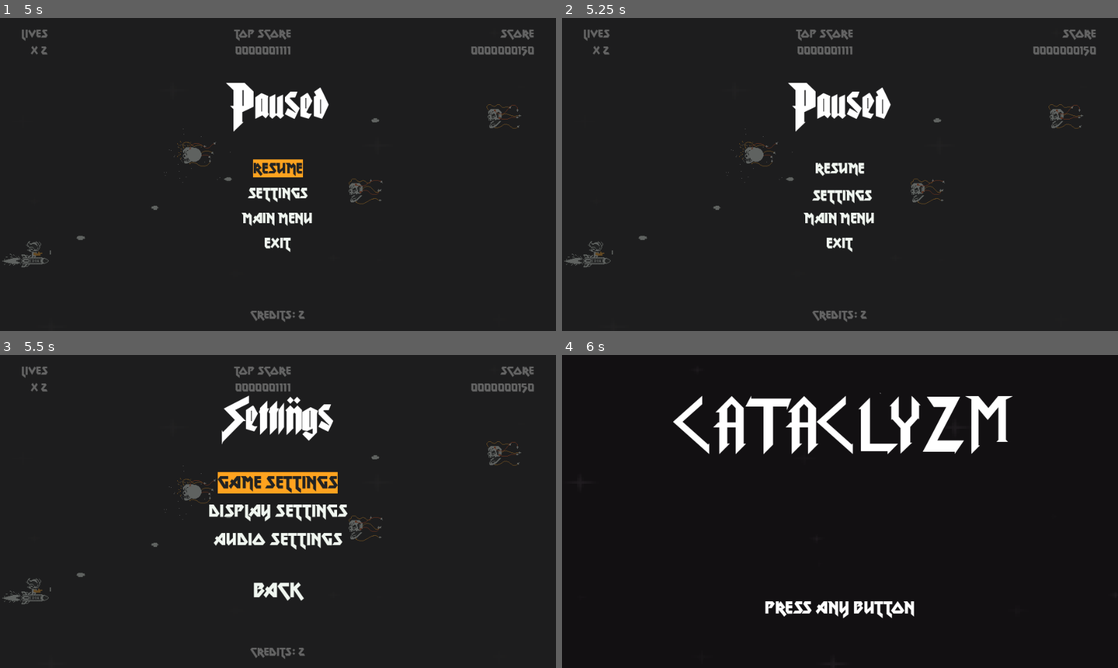
Above: before the commit, frames 1-4 (two rows, left to right).
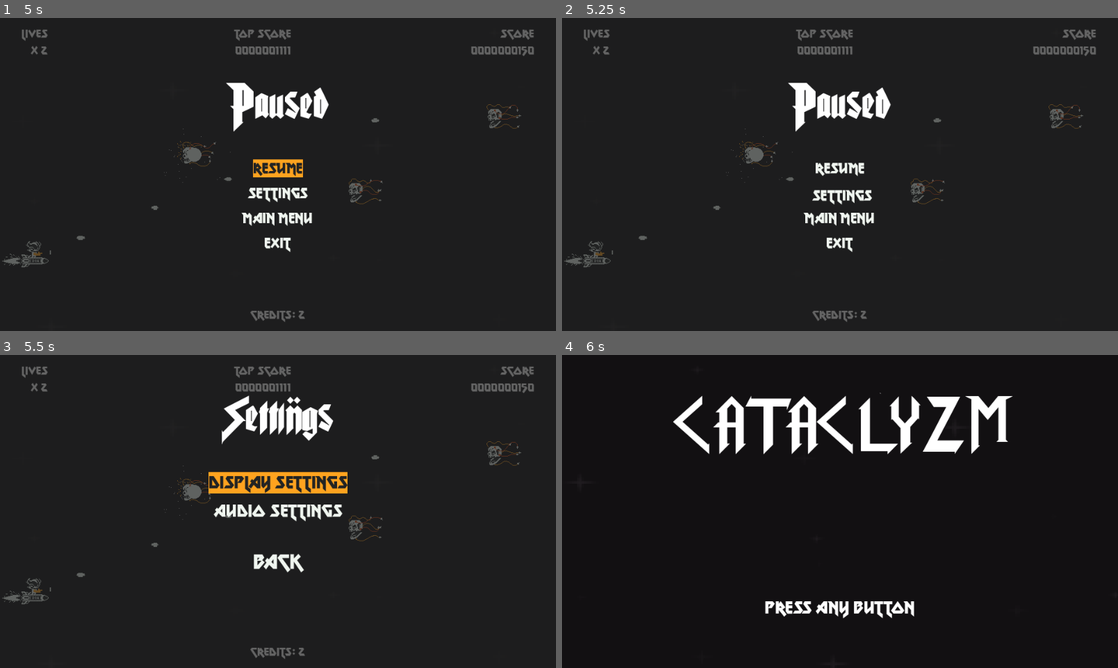
Above: after the commit, the same moments.

Repository: rnakkas/GodotSandbox
Game: Godot game, scene res://ShmupSandbox/Main/Scenes/main.tscn
The game is run twice, just before and just after one commit, with the same random seed, the same clock (stepped at 60 frames per second) and the same inputs.
Inputs (mouse positions are in pixels of both pictures, inside the frame that each line leads up to):
- Up to frame 1 (5 s): tap Enter (ui_accept) at 0.5, 0.77, 1.25, 1.52, 3.77, 4.52 s; move the mouse to (250, 237) at 0.52 s; hold Space (shoot) 0.53-1.28 s; hold W (move_up) 0.53-2 s; move the mouse to (444, 221) at 1.27 s; tap Space (shoot) at 1.35, 3.6 s; click "Play" at 2 s; move the mouse to (111, 127) at 2.77 s; hold Space (shoot) 2.78-3.53 s; hold A (move_left) 2.78-4.28 s; move the mouse to (305, 174) at 3.52 s; move the mouse to (194, 96) at 4.27 s; hold S (move_down) from 4.28 s (still down); hold Space (shoot) from 4.28 s (still down); tap Escape (pause) at 4.9 s
- Up to frame 2 (5.25 s): move the mouse to (962, 158) at 5.02 s; release S (move_down) at 5.03 s; release Space (shoot) at 5.03 s; hold D (move_right) from 5.03 s (still down); tap Space (shoot) at 5.1 s
- Up to frame 3 (5.5 s): keep holding D (move_right); tap Enter (ui_accept) at 5.27 s
- Up to frame 4 (6 s): tap R (reset) at 5.65 s; tap Enter (ui_accept) at 5.75 s; move the mouse to (728, 527) at 5.77 s; release D (move_right) at 5.78 s; hold W (move_up) from 5.78 s (still down); hold Space (shoot) from 5.78 s (still down)

Frames 1-2 are identical in both runs. In frame 3, 2.8% of the frame differs, in the area x 37-63%, y 37-79%; in frame 4, nothing differs.

Commit message:
Cleaned up code, made it so that game settings is only available when not playing game

Diff:
--- a/ShmupSandbox/Autoloads/game_manager.gd
+++ b/ShmupSandbox/Autoloads/game_manager.gd
@@ -1,13 +1,16 @@
 extends Node
 
-#### #### #### #### #### #### #### ####
-
-var life_extend_score_1 : int = 100000
-var life_extend_score_2 : int = 250000
+################################################
+#NOTE: Constant game settings, will not be changed
+################################################
+const life_extend_score_1 : int = 100000
+const life_extend_score_2 : int = 250000
 const score_penallty_multiplier : float = 0.9
 
-## TODO: These will be changed via the options menus
-## Default Game settings
+
+################################################
+#NOTE: Default game settings
+################################################
 var _player_max_lives : int = 3
 var _player_max_credits : int = 3
 
@@ -16,7 +19,10 @@
 	"player_max_credits" : _player_max_credits
 }
 
-## Default Display settings
+
+################################################
+#NOTE: Default display settings
+################################################
 var window_mode : int = DisplayServer.WINDOW_MODE_FULLSCREEN
 var crt_filter : bool = false
 
@@ -25,9 +31,12 @@
 	"crt_filter" : crt_filter
 }
 
-## Default Audio settings
-var volume_max : int = 100
-var volume_min : int = 0
+
+################################################
+#NOTE: Default audio settings
+################################################
+const volume_max : int = 100
+const volume_min : int = 0
 var master_volume : int = 100
 var sound_volume : int = 75
 var music_volume : int = 75
@@ -38,8 +47,10 @@
 	"music_volume" : music_volume
 }
 
-#### #### #### #### #### #### #### ####
-
+
+################################################
+#NOTE: Game states, variable and data
+################################################
 var life_extend_1_reached : bool
 var life_extend_2_reached : bool
 
@@ -50,7 +61,12 @@
 
 var enemies_killed: int
 
-## The default high score list when there is no save data
+var is_game_running: bool
+
+
+################################################
+#NOTE: Default list of player high scores
+################################################
 var player_hi_scores_dictionaries : Array[Dictionary] = [
 	{"score" : 200, "name" : "APE"},
 	{"score" : 300, "name" : "YAN"},
@@ -65,24 +81,12 @@
 ]
 
 
+################################################
+#NOTE: Ready
+################################################
 func _ready() -> void:
 	sort_high_scores()
 	_connect_to_signals()
-
-
-####
-
-## GAME SAVING STUFF
-
-## Save high scores
-func _save_high_scores() -> void:
-	SaveManager.contents_to_save["player_high_scores"] = player_hi_scores_dictionaries # Update with latest score data
-	SaveManager.save_game()
-
-####
-
-
-## Helper funcs
 
 ## Connect to global signals
 func _connect_to_signals() -> void:
@@ -93,7 +97,9 @@
 	SignalsBus.player_hi_score_name_entered.connect(_on_player_hi_score_name_entered)
 
 
-## Sorting the high scores from highest to lowest
+################################################
+#NOTE: Helper func to sort player high scores from highest to lowest
+################################################
 func sort_high_scores() -> void:
 	## Sort the high scores dictionaries by score
 	player_hi_scores_dictionaries.sort_custom(func(a, b):
@@ -108,7 +114,20 @@
 	player_hi_scores_dictionaries = player_hi_scores_dictionaries.slice(0,10) # Only keep the top 10 scores
 
 
-## Reset all the of player data for new game
+
+################################################
+#NOTE: Save high scores to save file
+################################################
+## Save high scores
+func _save_high_scores() -> void:
+	SaveManager.contents_to_save["player_high_scores"] = player_hi_scores_dictionaries # Update with latest score data
+	SaveManager.save_game()
+
+
+
+################################################
+#NOTE: Reset all the of player data for new game, called by Main.gd
+################################################
 func reset_all_player_data_on_start() -> void:
 	player_score = 0
 	enemies_killed = 0
@@ -122,8 +141,10 @@
 	SignalsBus.player_credits_updated_event()
 
 
-## Signals connections
-
+
+################################################
+#NOTE: Signal connection: current score updated
+################################################
 func _on_update_current_score(score : int) -> void:
 	player_score += score
 	_handle_life_extension()
@@ -143,6 +164,9 @@
 	SignalsBus.player_lives_updated_event()
 
 
+################################################
+#NOTE: Signal connection: Continue game refresh player data
+################################################
 func _on_continue_refresh_player_data() -> void:
 	player_score = int(round(player_score * score_penallty_multiplier))
 	player_lives = _player_max_lives
@@ -153,6 +177,9 @@
 	SignalsBus.player_credits_updated_event()
 
 
+################################################
+#NOTE: Signal connection: player death event
+################################################
 func _on_player_death() -> void:
 	# Extend life before decreasing life on death if the score is higher than extension threshold
 	_handle_life_extension()
@@ -160,6 +187,9 @@
 	SignalsBus.player_lives_updated_event()
 
 
+################################################
+#NOTE: Signal connection: player entered name for high score
+################################################
 func _on_player_hi_score_name_entered(player_name : String) -> void:
 	player_hi_scores_dictionaries.append(
 		{"score" : player_score, "name" : player_name}
@@ -168,11 +198,10 @@
 	_save_high_scores()
 
 
-####
-
-## GAME LOADING STUFF
-
-## When game is loaded
+
+################################################
+#NOTE: Signal connection: Load game and set data from the loaded data
+################################################
 func _on_game_loaded() -> void:
 	_update_high_scores_from_save_data()
 	_update_game_settings_from_save_data()
@@ -220,6 +249,7 @@
 
 	# Update save contents with the latest data after load
 	SaveManager.contents_to_save["settings"]["game_settings"] = SaveManager.loaded_data["settings"]["game_settings"]
+
 
 ## Update the display settings from save game data
 func _update_display_settings_from_save_data() -> void:
@@ -244,6 +274,7 @@
 	# Update save contents with the latest data after load
 	SaveManager.contents_to_save["settings"]["display_settings"] = SaveManager.loaded_data["settings"]["display_settings"]
 
+
 ## Update the audio settings from the save game data
 func _update_audio_settings_from_save_data() -> void:
 	if !SaveManager.loaded_data.has("settings") || !SaveManager.loaded_data["settings"].has("audio_settings"):
--- a/ShmupSandbox/Autoloads/ui_utility.gd
+++ b/ShmupSandbox/Autoloads/ui_utility.gd
@@ -27,6 +27,7 @@
 var continue_screen_ui_nodes : String = "continue_screen_ui_nodes"
 var main_menu_ui_nodes : String = "main_menu_ui_nodes"
 var pause_menu_ui_nodes : String = "pause_menu_ui_nodes"
+var ui_layer_nodes : String = "ui_layer_nodes"
 
 
 ################################################
--- a/ShmupSandbox/UI/Scenes/ui_layer.tscn
+++ b/ShmupSandbox/UI/Scenes/ui_layer.tscn
@@ -24,54 +24,54 @@
 [node name="SimpleCRTFilter" parent="." instance=ExtResource("2_y7ooj")]
 unique_name_in_owner = true
 
-[node name="player_hud" parent="." instance=ExtResource("4_dqs3x")]
+[node name="player_hud" parent="." groups=["ui_layer_nodes"] instance=ExtResource("4_dqs3x")]
 unique_name_in_owner = true
 visible = false
 
-[node name="start_screen" parent="." instance=ExtResource("3_abmpj")]
+[node name="start_screen" parent="." groups=["ui_layer_nodes"] instance=ExtResource("3_abmpj")]
 unique_name_in_owner = true
 
-[node name="main_menu" parent="." instance=ExtResource("1_ga2yo")]
+[node name="main_menu" parent="." groups=["ui_layer_nodes"] instance=ExtResource("1_ga2yo")]
 unique_name_in_owner = true
 visible = false
 
-[node name="options_menu" parent="." instance=ExtResource("2_hgdm0")]
+[node name="options_menu" parent="." groups=["ui_layer_nodes"] instance=ExtResource("2_hgdm0")]
 unique_name_in_owner = true
 visible = false
 
-[node name="game_settings" parent="." instance=ExtResource("6_5mj85")]
+[node name="game_settings" parent="." groups=["ui_layer_nodes"] instance=ExtResource("6_5mj85")]
 unique_name_in_owner = true
 visible = false
 
-[node name="display_settings" parent="." instance=ExtResource("7_y7ooj")]
+[node name="display_settings" parent="." groups=["ui_layer_nodes"] instance=ExtResource("7_y7ooj")]
 unique_name_in_owner = true
 visible = false
 
-[node name="audio_settings" parent="." instance=ExtResource("8_x3d84")]
+[node name="audio_settings" parent="." groups=["ui_layer_nodes"] instance=ExtResource("8_x3d84")]
 unique_name_in_owner = true
 visible = false
 
-[node name="pause_menu" parent="." instance=ExtResource("3_3gw38")]
+[node name="pause_menu" parent="." groups=["ui_layer_nodes"] instance=ExtResource("3_3gw38")]
 unique_name_in_owner = true
 visible = false
 
-[node name="continue_screen" parent="." instance=ExtResource("6_3gw38")]
+[node name="continue_screen" parent="." groups=["ui_layer_nodes"] instance=ExtResource("6_3gw38")]
 unique_name_in_owner = true
 visible = false
 
-[node name="confirm_dialog" parent="." instance=ExtResource("2_3gw38")]
+[node name="confirm_dialog" parent="." groups=["ui_layer_nodes"] instance=ExtResource("2_3gw38")]
 unique_name_in_owner = true
 visible = false
 
-[node name="game_over_screen" parent="." instance=ExtResource("8_dqs3x")]
+[node name="game_over_screen" parent="." groups=["ui_layer_nodes"] instance=ExtResource("8_dqs3x")]
 unique_name_in_owner = true
 visible = false
 
-[node name="hi_scores_menu" parent="." instance=ExtResource("9_kbioj")]
+[node name="hi_scores_menu" parent="." groups=["ui_layer_nodes"] instance=ExtResource("9_kbioj")]
 unique_name_in_owner = true
 visible = false
 
-[node name="name_entry_dialog" parent="." instance=ExtResource("10_dlse4")]
+[node name="name_entry_dialog" parent="." groups=["ui_layer_nodes"] instance=ExtResource("10_dlse4")]
 unique_name_in_owner = true
 visible = false
 
--- a/ShmupSandbox/UI/Scripts/options_menu.gd
+++ b/ShmupSandbox/UI/Scripts/options_menu.gd
@@ -38,7 +38,16 @@
 #NOTE: When options menu becomes visible
 ################################################
 func _on_visibility_changed() -> void:
-	if self.visible:
+	if !self.visible:
+		return
+
+	# Only display game settings option element when player is not playing, i.e. play button has not been pressed in main menu
+	#	This is to prevent players from changing their lives and credits values while playing the game
+	if GameManager.is_game_running:
+		game_settings_button.visible = false
+		display_settings_button.grab_focus()
+	else:
+		game_settings_button.visible = true
 		game_settings_button.grab_focus()
 
 
--- a/ShmupSandbox/UI/Scripts/ui_layer.gd
+++ b/ShmupSandbox/UI/Scripts/ui_layer.gd
@@ -15,11 +15,14 @@
 @onready var hi_scores_menu : HiScoresMenu = %hi_scores_menu
 @onready var name_entry_dialog  : NameEntryDialog = %name_entry_dialog
 
+
 signal game_started()
 signal kill_game_instance()
 
-var is_game_running : bool
-
+
+################################################
+#NOTE: Ready
+################################################
 func _ready() -> void:
 	_initialize_ui_scenes()
 	_connect_to_signals()
@@ -27,19 +30,17 @@
 func _initialize_ui_scenes() -> void:
 	self.process_mode = Node.PROCESS_MODE_ALWAYS
 
-	## Turn visibility on for start screen
-	start_screen.visible = true
-
-	## Turn visibility off for all other ui
-	main_menu.visible = false
-	options_menu.visible = false
-	pause_menu.visible = false
-	player_hud.visible = false
-	confirm_dialog.visible = false
-	continue_screen.visible = false
-	game_over_screen.visible = false
-	hi_scores_menu.visible = false
-	name_entry_dialog.visible = false
+	var ui_layer_nodes : Array[Control] = []
+	for node : Control in get_tree().get_nodes_in_group(UiUtility.ui_layer_nodes):
+		ui_layer_nodes.append(node)
+
+	# Turn visibility on for start screen and off for all other screens
+	for ui_node : Control in ui_layer_nodes:
+		if ui_node is StartScreen:
+			ui_node.visible = true
+		else:
+			ui_node.visible = false
+
 
 func _connect_to_signals() -> void:
 	SignalsBus.player_lives_updated.connect(_on_player_lives_depleted)
@@ -75,7 +76,7 @@
 ################################################
 func _on_main_menu_play_button_pressed() -> void:
 	game_started.emit()
-	is_game_running = true
+	GameManager.is_game_running = true
 	_toggle_ui(main_menu)
 	_toggle_ui(player_hud)
 
@@ -95,7 +96,7 @@
 #NOTE: Options menu
 ################################################
 func _on_options_menu_back_button_pressed() -> void:
-	if !is_game_running:
+	if !GameManager.is_game_running:
 		_toggle_ui(options_menu)
 		_toggle_ui(main_menu)
 	else:
@@ -177,7 +178,7 @@
 			_toggle_ui(main_menu)
 
 			get_tree().paused = false
-			is_game_running = false
+			GameManager.is_game_running = false
 			kill_game_instance.emit()
 
 		UiUtility.dialog_quit:
@@ -232,7 +233,7 @@
 	else:
 		_toggle_ui(game_over_screen)
 
-	is_game_running = false
+	GameManager.is_game_running = false
 	kill_game_instance.emit()
 
 
